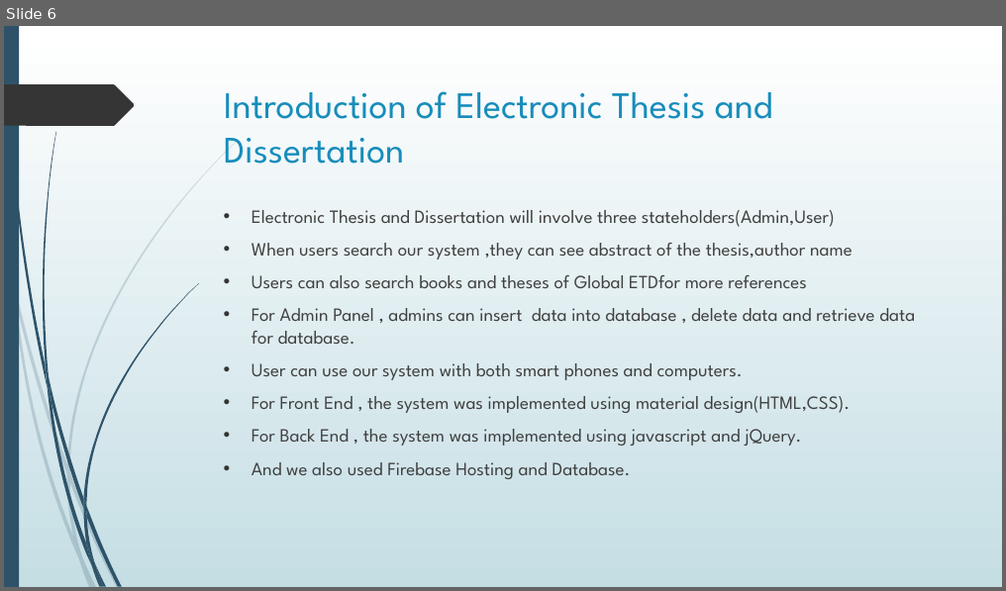
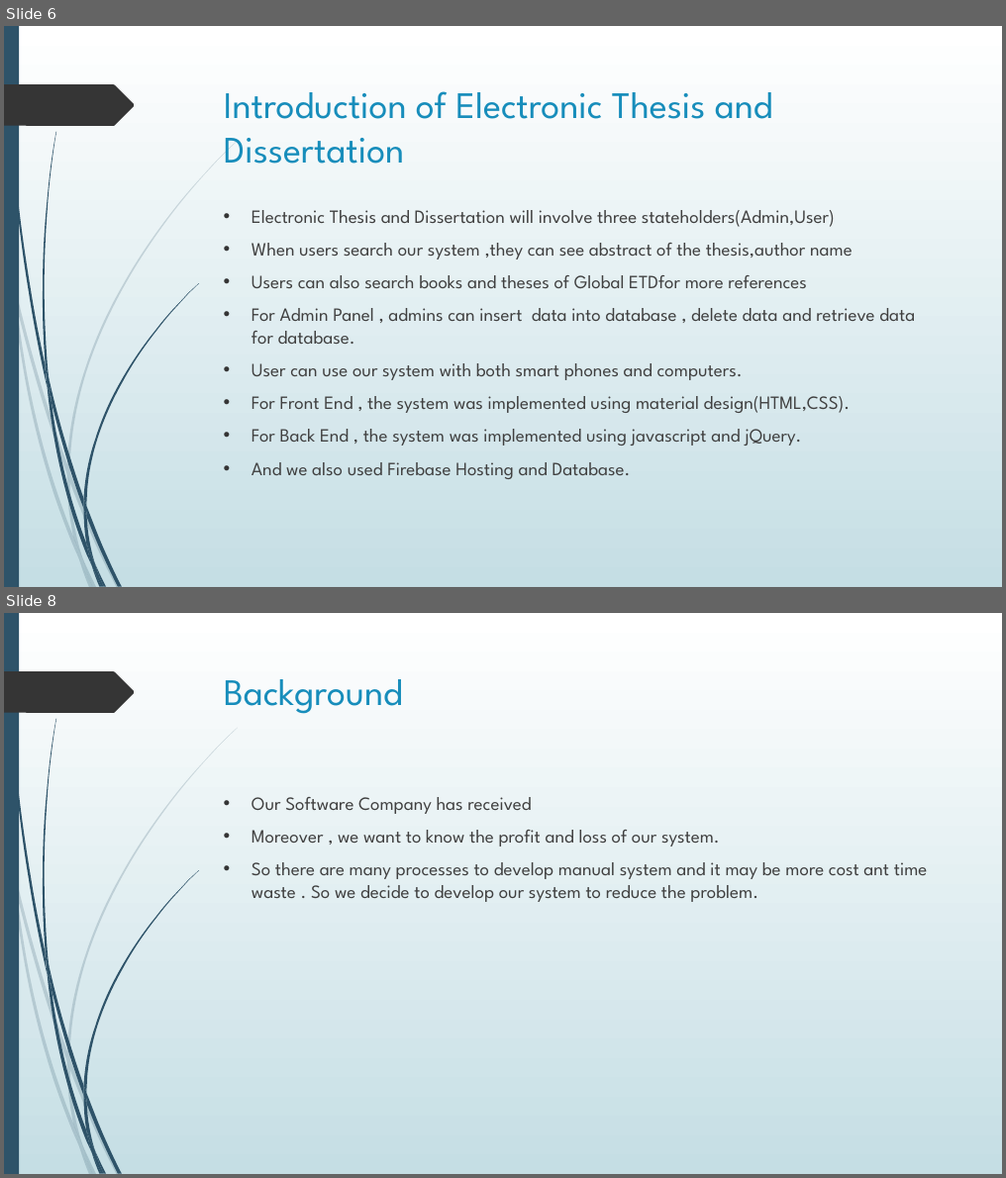
Before and after one commit to bravo-mdy-geo/Powerpoint, a slide deck: 1.pptx. Shown one above the other, each under a label of ours: slide 6 before the commit, slides 6 and 8 after it; the slides between them are not shown. The pictures are 1006x591 and 1006x1178 pixels, drawn with LibreOffice and Linux fonts; fonts in the diff are those of the drawing. Boxes give left, top, right and bottom in pixels: in the first picture for what was removed or moved away, otherwise in the second. Text is boxed around its words. In the diff, an @@ line names an element or a change of style, - is before the commit and + after.

Commit message:
add a few text

```diff
--- a/1.pptx
+++ b/1.pptx
@@ slide 8 added at [4,613,1002,1174], background gradient #FFFFFF to #C5DEE5; not listed: 24 template elements that a slide beside it also shows @@
@@ title added at [224,679,403,714], 36 pt, text #178DBB @@
+Background
@@ text added at [252,797,928,902], 18 pt, text #404040 @@
+• Our Software Company has received
+• Moreover , we want to know the profit and loss of our system.
+• So there are many processes to develop manual system and it may be more cost ant time waste . So we decide to develop our system to reduce the problem.
```
Also in this commit, not shown: 8 other slides added.
